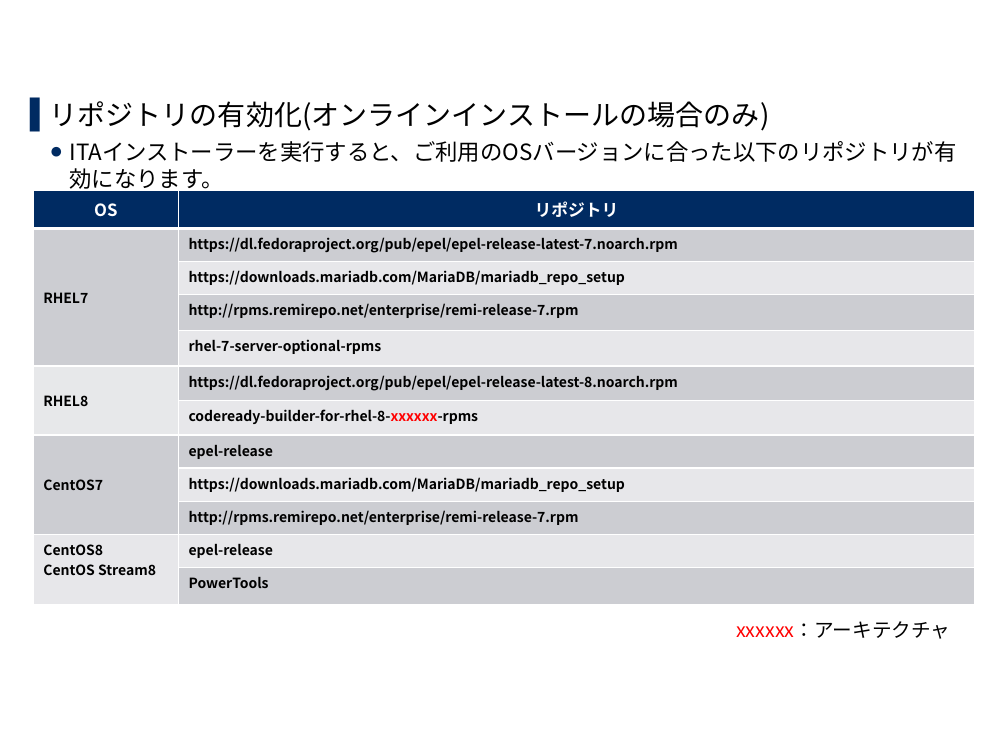
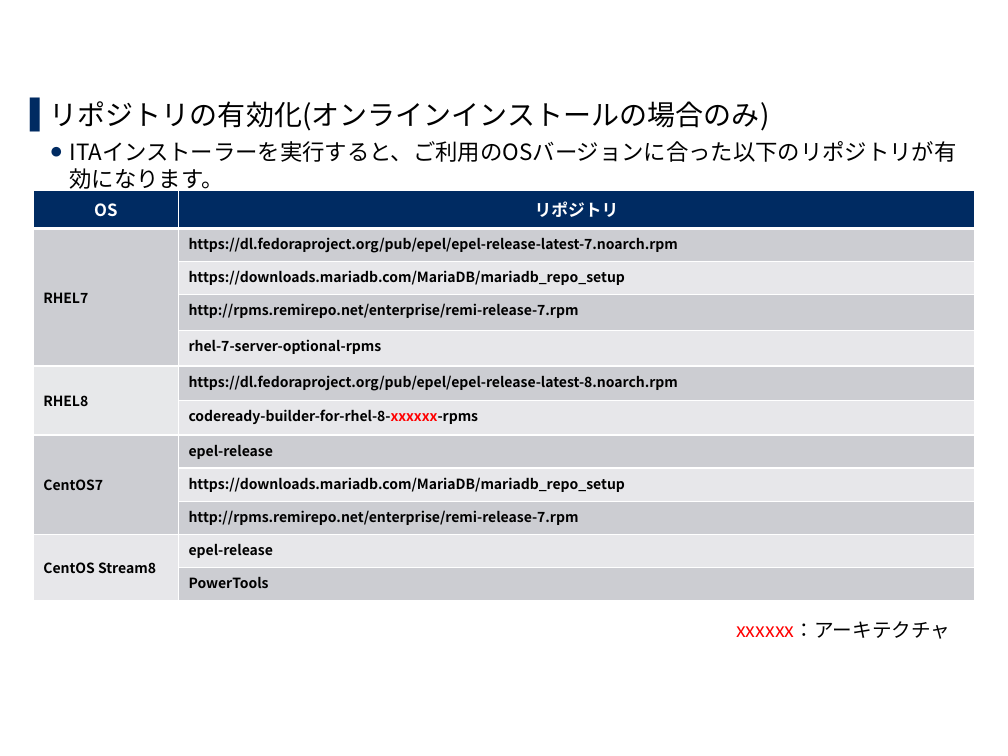
Before and after one commit to exastro-suite/it-automation-docs, a slide deck: slide 10 of asset/Learn_ja/ITA-online-install_ja.pptx. Drawn at 1008x756 pixels with LibreOffice and Linux fonts; fonts in the diff are those of the drawing; background and template pictures are left out. Boxes give left, top, right and bottom in pixels: in the first picture for what was removed or moved away, otherwise in the second. Text is boxed around its words. In the diff, an @@ line names an element or a change of style, - is before the commit and + after.

```diff
--- a/asset/Learn_ja/ITA-online-install_ja.pptx
+++ b/asset/Learn_ja/ITA-online-install_ja.pptx
@@ table at (33,191,975,601) @@
-row 11, column 1: CentOS8 / CentOS Stream8
+row 11, column 1: CentOS Stream8
```
Also in this commit, not shown: 3 other slides changed, 9 other files.
